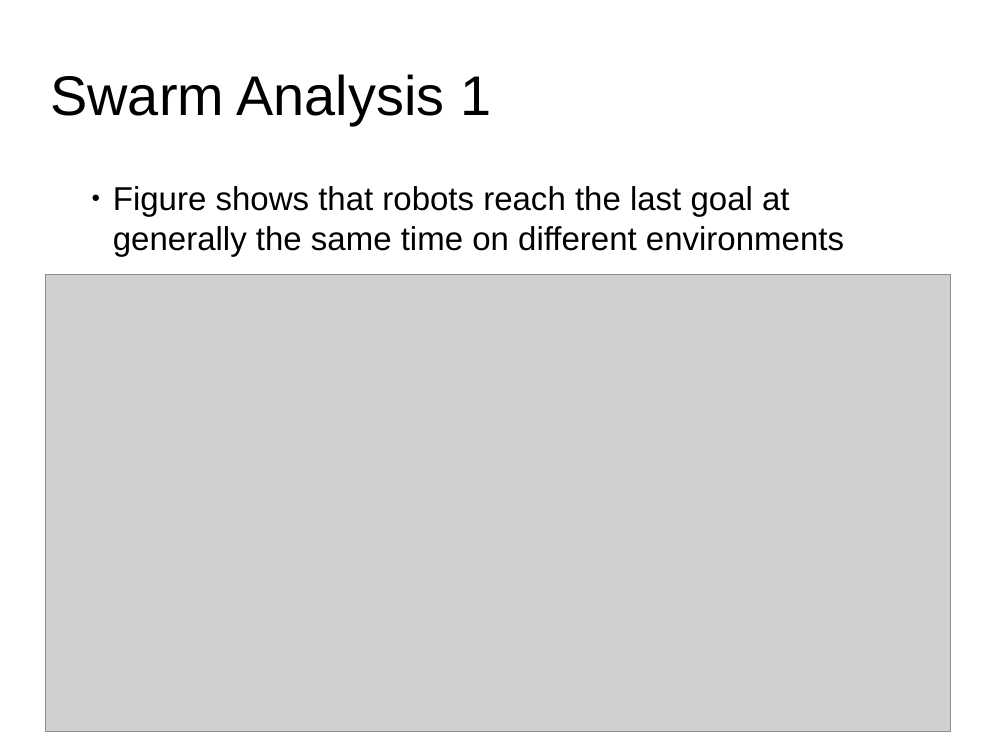
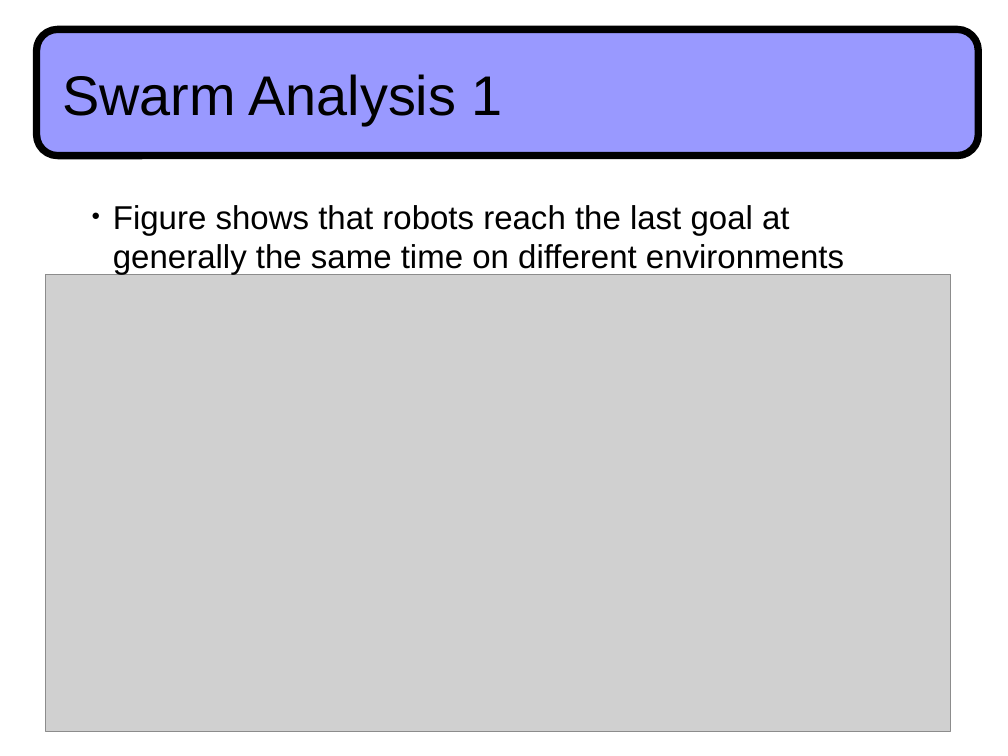
Before and after one commit to a20r/CRoPS, a slide deck: slide 17 of presentation/TalkTAROS2013.odp. Drawn at 1008x756 pixels with LibreOffice and Linux fonts; fonts in the diff are those of the drawing; grey boxes stand for pictures. Boxes give left, top, right and bottom in pixels: in the first picture for what was removed or moved away, otherwise in the second. Text is boxed around its words. In the diff, an @@ line names an element or a change of style, - is before the commit and + after.

```diff
--- a/presentation/TalkTAROS2013.odp
+++ b/presentation/TalkTAROS2013.odp
@@ rounded rectangle added at (37,29,979,155), fill #9999FF, outline #000000 5.75 pt @@
@@ title "Swarm Analysis 1" rewrapped from (50,74,491,125) to (50,74,503,125) @@
@@ title added at (62,74,408,125), 44 pt, text #000000 @@
+Swarm Motion
@@ text "Figure shows that robots reach ...": place and size @@
-text "Figure shows that robots reach ..." at (113,186,844,256)
+text "Figure shows that robots reach ..." at (113,205,844,275)
```
Also in this commit, not shown: 19 other slides changed, 1 slide added, 1 slide removed, 5 other files.
